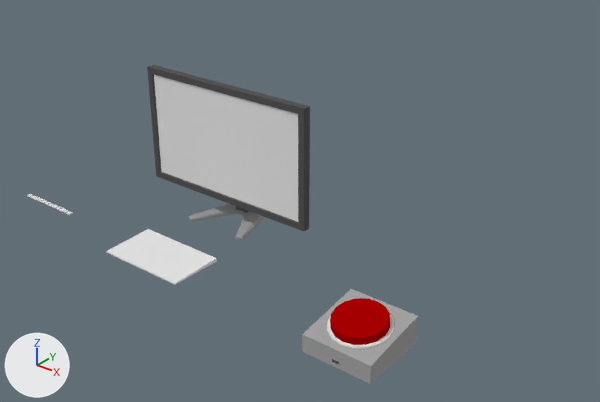
Two versions of the Blender file Art_Assets/GoalComputer/GoalComputer.blend, one commit apart.
Before and after are seen from a 50 mm camera at (1.309, -1.115, 0.963) aimed at (0.12, 0.371, 0.042). Lighting does not change. The marker at lower left points along +X, +Y and +Z.

The first picture shows 'Cube', 'HackButtonBase', 'HackButtonButton', 'MonitorBase', 'MonitorFrame', 'MonitorScreen'.
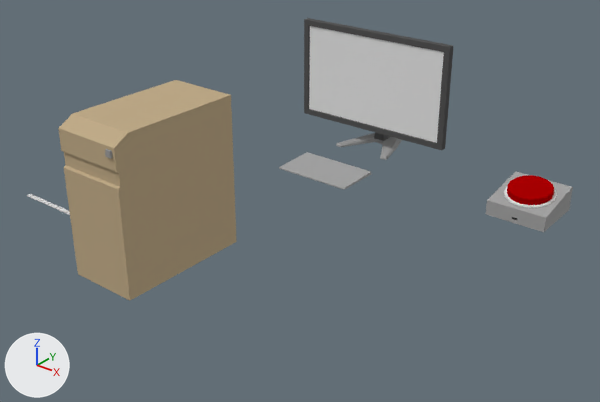
Location of each change, [x1, y1, x2, y2] in pixels of the pictures (600 x 402 px):
'Computer', added: after [58, 80, 237, 300]
'MonitorScreen', moved: before [154, 75, 298, 222]; after [309, 26, 444, 143]
'MonitorFrame', moved: before [147, 65, 310, 231]; after [304, 18, 453, 150]
'HackButtonBase', moved: before [302, 289, 418, 384]; after [486, 172, 573, 232]
'Cube', recoloured, moved: before [106, 229, 217, 285]; after [279, 152, 371, 190]
'HackButtonButton', moved: before [330, 298, 390, 345]; after [507, 175, 554, 205]
'MonitorBase', moved: before [188, 204, 265, 240]; after [336, 132, 402, 160]
'ComputerPowerButton', added: after [105, 149, 113, 159]

Patch to the scene script:
```diff
--- a/Art_Assets/GoalComputer/GoalComputer.blend.py
+++ b/Art_Assets/GoalComputer/GoalComputer.blend.py
@@ me_cube_001 @@
 me_cube_001.from_pydata(...)  # 8 vertices, 6 faces; spans x -0.116..0.116, y -0.063..0.069, z 0.0..0.009
+me_cube_001.materials.append(mat_keyboardmat)  # grey #a5a5a5
@@ me_cube_014 @@
+me_cube_014.from_pydata([(-0.0076, -0.0152, -0.0076), (-0.0076, -0.0152, 0.0076), (-0.0076, 0.0, -0.0076), (-0.0076, 0.0, 0.0076), (0.0076, -0.0152, -0.0076), (0.0076, -0.0152, 0.0076), (0.0076, 0.0, -0.0076), (0.0076, 0.0, 0.0076)], [], [(0, 1, 3, 2), (6, 7, 5, 4), (4, 5, 1, 0), (2, 6, 4, 0), (7, 3, 1, 5)])
+me_cube_014.materials.append(mat_computerpowerbuttonmat)  # grey #9e9e9e
@@ ob_monitorscreen @@
 ob_monitorscreen = bpy.data.objects.new('MonitorScreen', me_cube_021)
-ob_monitorscreen.location = (0.0, 0.295, 0.159)
+ob_monitorscreen.location = (0.0, 0.926, 0.159)
@@ ob_hackbuttonbutton @@
 ob_hackbuttonbutton = bpy.data.objects.new('HackButtonButton', me_cube_006)
-ob_hackbuttonbutton.location = (0.566, -0.002, 0.053)
+ob_hackbuttonbutton.location = (0.566, 0.754, 0.053)
 ob_hackbuttonbutton.rotation_euler = (0.157, 0.0, 0.0)  # degrees (9, 0, 0)
@@ ob_hackbuttonbase @@
 ob_hackbuttonbase = bpy.data.objects.new('HackButtonBase', me_cube_005)
-ob_hackbuttonbase.location = (0.566, 0.0, 0.0)
+ob_hackbuttonbase.location = (0.566, 0.755, 0.0)
@@ ob_monitorbase @@
 ob_monitorbase = bpy.data.objects.new('MonitorBase', me_cube_003)
-ob_monitorbase.location = (0.0, 0.28, 0.005)
+ob_monitorbase.location = (0.0, 0.911, 0.005)
@@ ob_monitorframe @@
 ob_monitorframe = bpy.data.objects.new('MonitorFrame', me_cube_002)
-ob_monitorframe.location = (0.0, 0.295, 0.159)
+ob_monitorframe.location = (0.0, 0.926, 0.159)
@@ ob_cube @@
 ob_cube = bpy.data.objects.new('Cube', me_cube_001)
-ob_cube.location = (0.0, 0.0, 0.0)
+ob_cube.location = (0.0, 0.631, 0.0)
@@ ob_computer @@
+ob_computer = bpy.data.objects.new('Computer', me_cube)  # 136 vertices, 113 faces; spans x -0.088..0.088, y -0.167..0.168, z 0.0..0.37; in mat_computercasemat (beige #c0ac89), mat_powersupplymat (black #3d3d3d), mat_voidmat (black #000000), mat_dvimat (light grey #dddddd), mat_vgamat (blue #5166a5), mat_computerbackmat (grey #acacac)
+ob_computer.location = (0.0, 0.0, 0.0)
@@ ob_computerpowerbutton @@
+ob_computerpowerbutton = bpy.data.objects.new('ComputerPowerButton', me_cube_014)
+ob_computerpowerbutton.location = (0.073, -0.157, 0.335)
```
